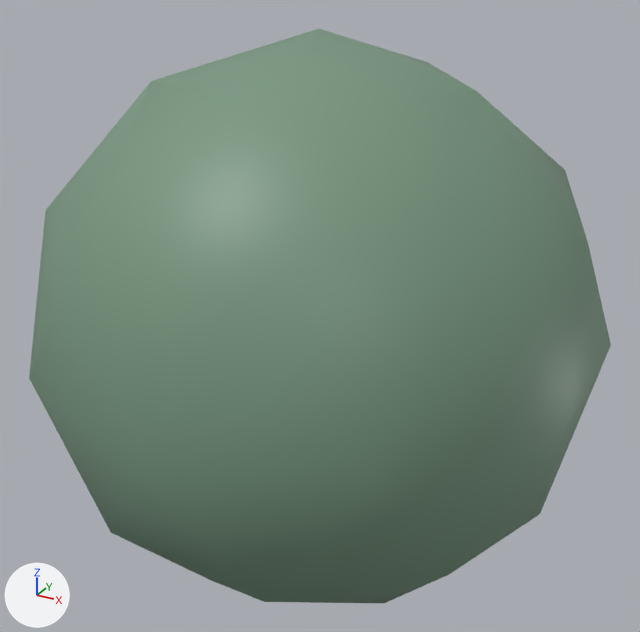
The Blender file Assets/Art/Models/Environment/Tree4.blend as it was, and as the next commit left it.
One viewpoint serves both versions: a camera (50 mm lens) standing at (2.79, -5.06, 4.58) and looking at (0.0, 0.02, 2.04). Lighting does not change. The marker at lower left points along +X, +Y and +Z.

Objects in the first picture: 'Tree'.
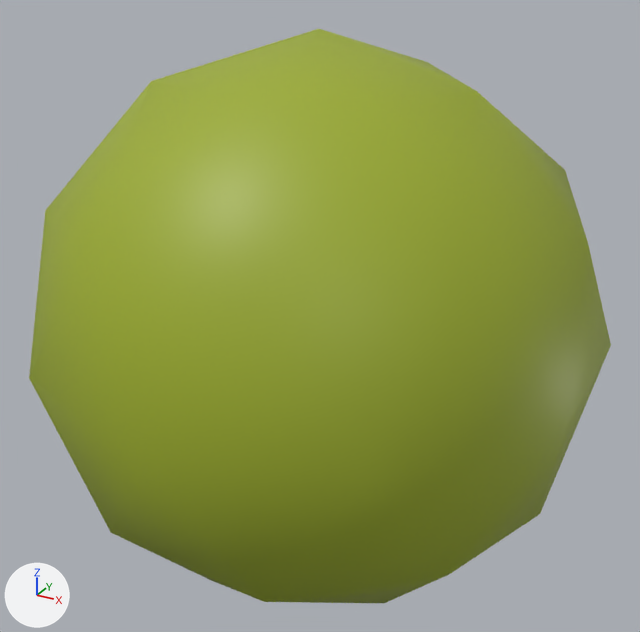
What changed in the scene script:
```text
Add img_df_colorpalette_png:
    img_df_colorpalette_png = load_image('DF_ColorPalette.png', '../../Materials/Map/Dark Forest/DF_ColorPalette.png', 4, 4, 'sRGB')
Change mat_material:
    mat_material.texture: img_colorpalette_png -> img_df_colorpalette_png
Change me_icosphere:
    where me_icosphere.from_pydata(...)  # 42 vertices, 80 faces; spans x -1.9..1.9, y -2.0..2.0, z 0.0..4.0
    used by ob_tree; location = (0.0, 0.0, 0.0)
    me_icosphere part 1: texture (UV) coordinates of 80 of 80 faces, centred in x -1.86..1.86, y -1.77..1.77, z 0.2..3.8, changed; they spanned u 0.05..0.05, v 0.82..0.82 and now span u 0.34..0.34, v 0.89..0.89
```

Pixel boxes (x1, y1, x2, y2) of what changed, in the pictures (640 x 632 px):
'Tree', surface changed: (29, 29, 611, 603) in both
